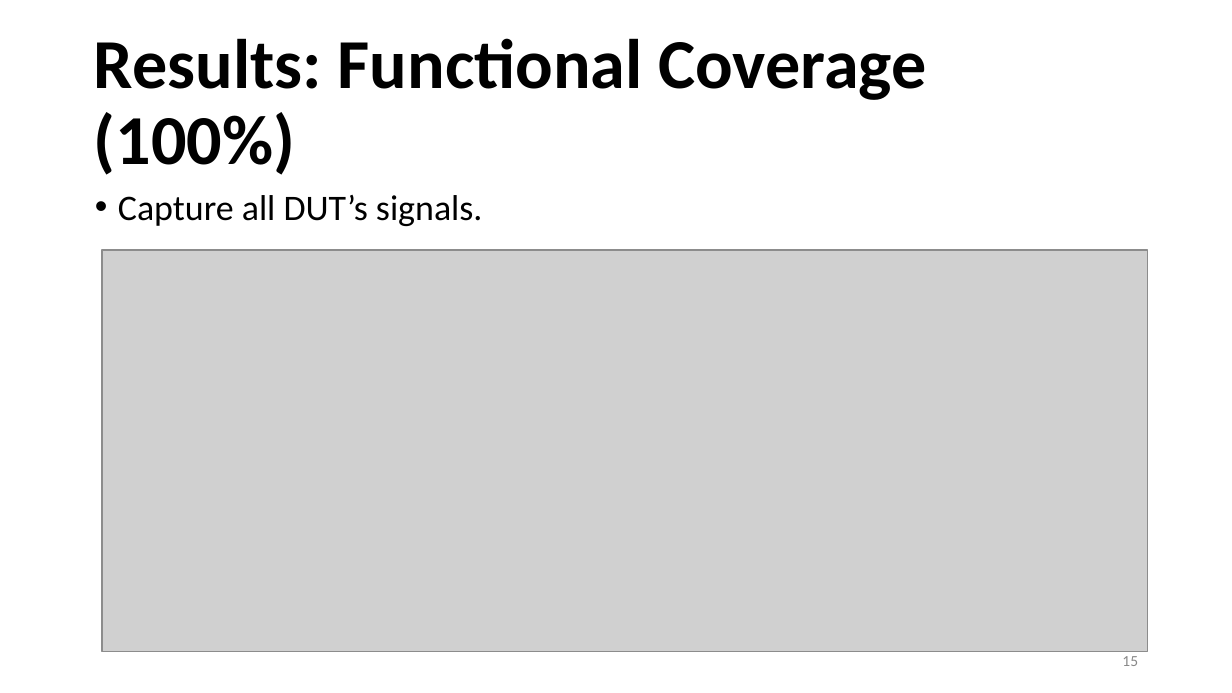
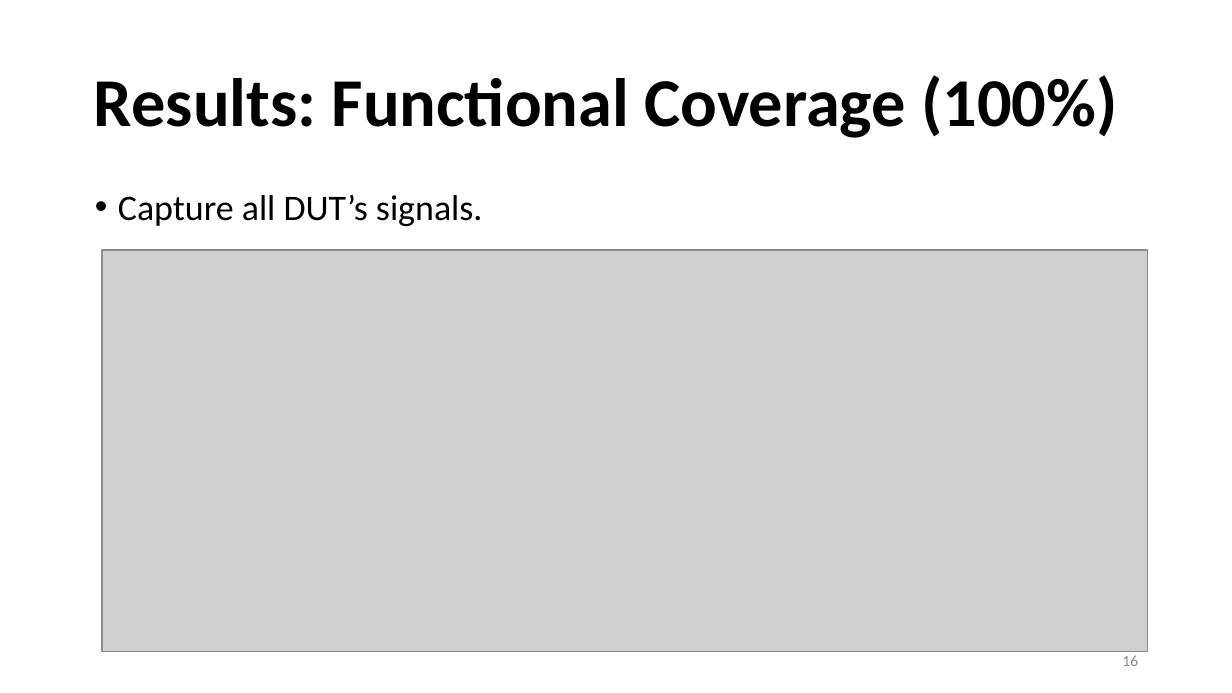
Before and after one commit to yongyw123/spi_uvm, a slide deck: slide 16 of doc/slide.pptx (slide 15 before the commit). Drawn at 1232x693 pixels with LibreOffice and Linux fonts; fonts in the diff are those of the drawing; grey boxes stand for pictures. Boxes give left, top, right and bottom in pixels: in the first picture for what was removed or moved away, otherwise in the second. Text is boxed around its words. In the diff, an @@ line names an element or a change of style, - is before the commit and + after.

```diff
--- a/doc/slide.pptx
+++ b/doc/slide.pptx
@@ title "Results: Functional Coverage (100%)" at [94,75,1117,138]: size 41 to 40 pt @@
@@ page number at [1122,655,1138,666]: text changed @@
-15
+16
```
Also in this commit, not shown: 10 other slides changed, 4 slides added.
